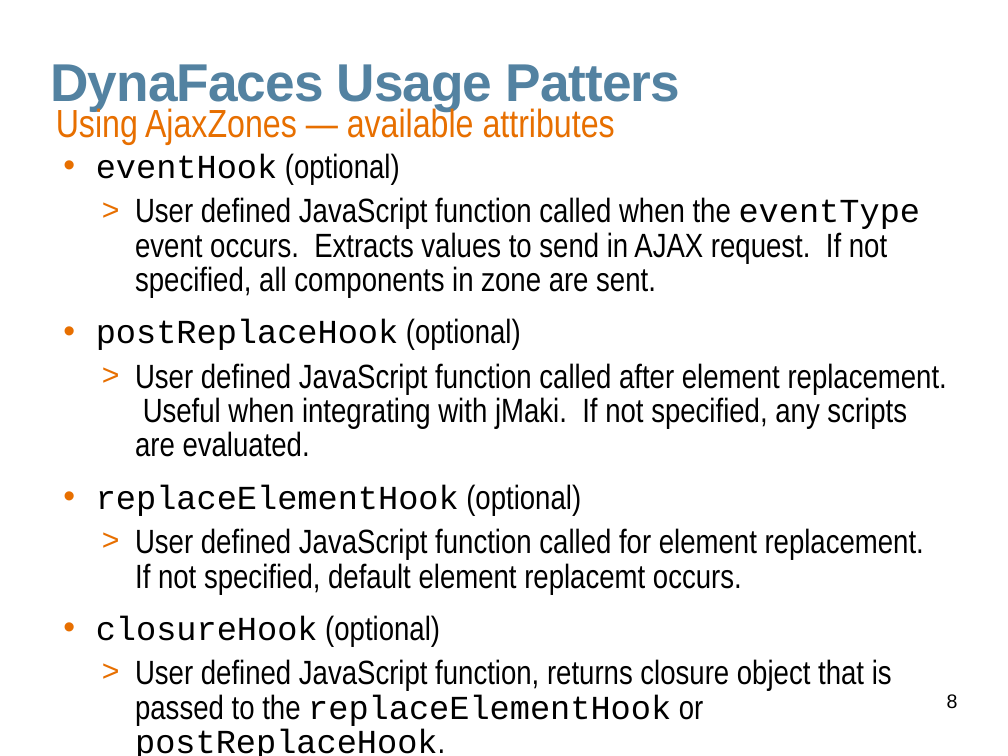
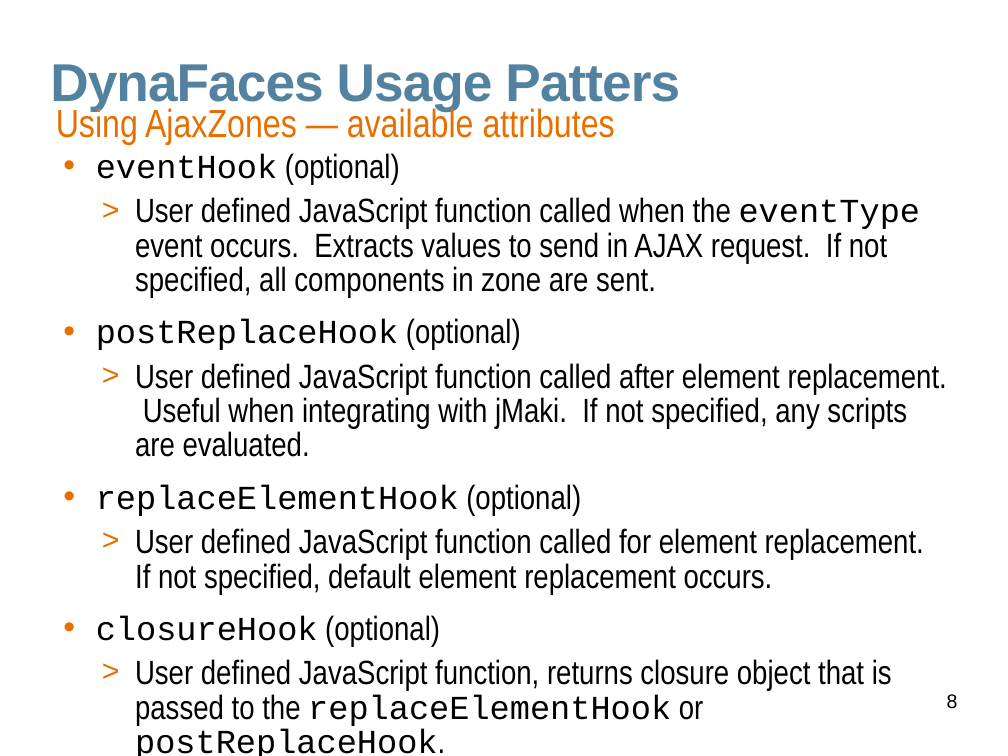
Before and after one commit to javaee/javaserverfaces-extensions, a slide deck: slide 8 of www/slides/dynafaces-advanced.odp. Drawn at 1008x756 pixels with LibreOffice and Linux fonts; fonts in the diff are those of the drawing; background and template pictures are left out. Boxes give left, top, right and bottom in pixels: in the first picture for what was removed or moved away, otherwise in the second. Text is boxed around its words. In the diff, an @@ line names an element or a change of style, - is before the commit and + after.

```diff
--- a/www/slides/dynafaces-advanced.odp
+++ b/www/slides/dynafaces-advanced.odp
@@ text at [135, 528, 924, 594]: text changed @@
-  > User defined JavaScript function called for element replacement. If not specified, default element replacemt occurs.
+  > User defined JavaScript function called for element replacement. If not specified, default element replacement occurs.
```
Also in this commit, not shown: 1 other slide changed, 1 other file.
